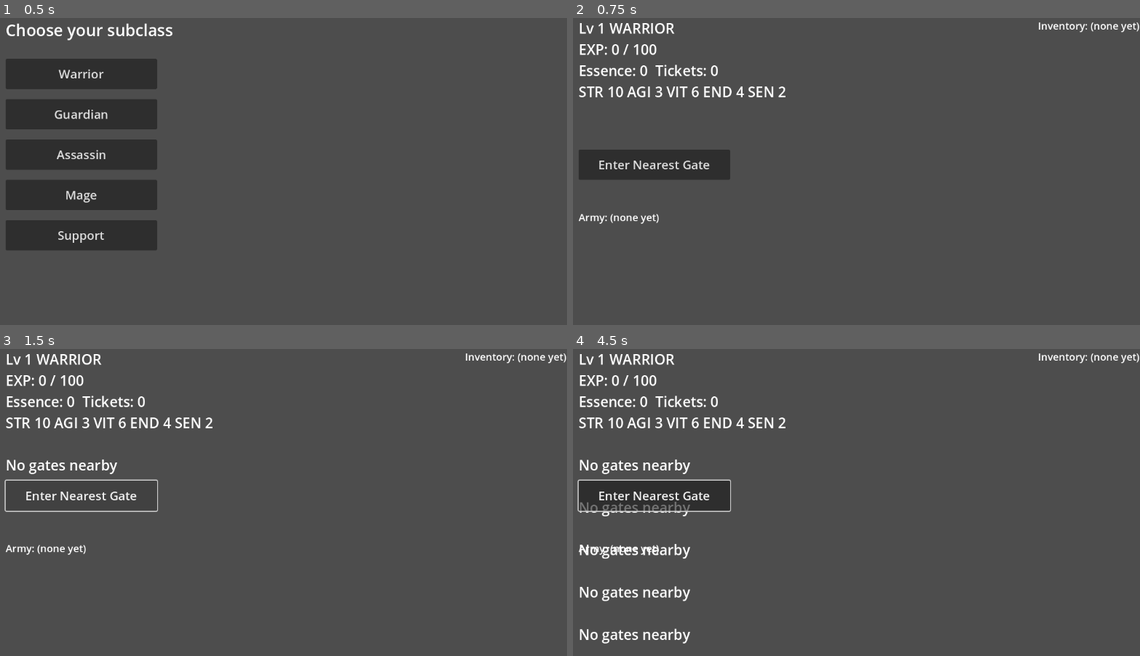
Above: before the commit, frames 1-4 (two rows, left to right).
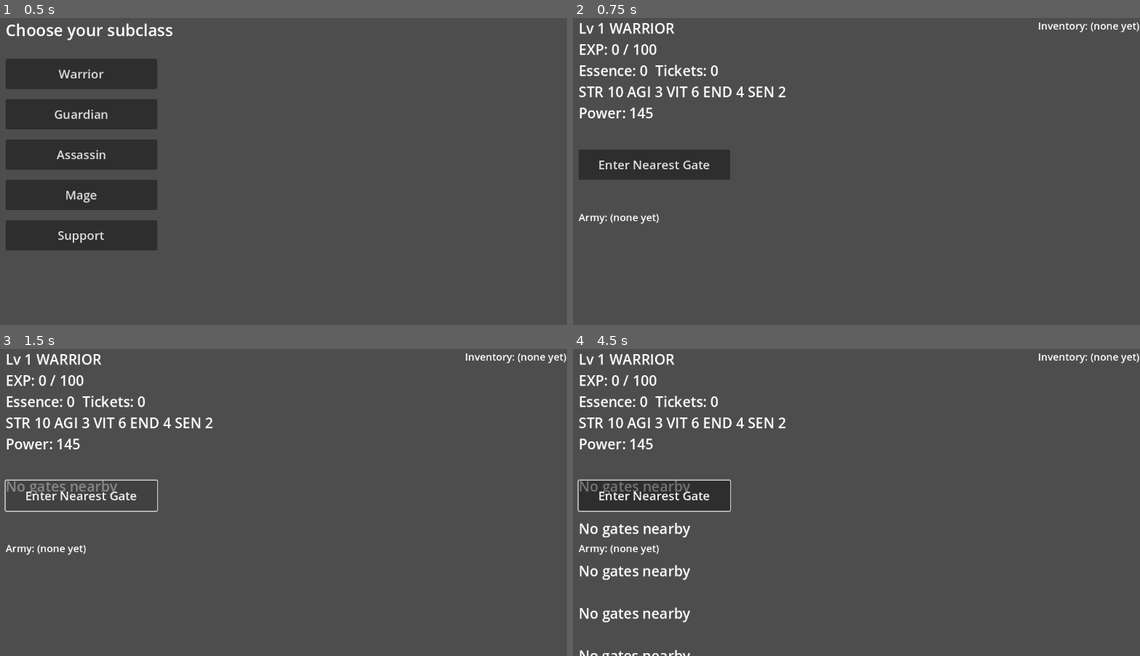
Above: after the commit, the same moments.

Repository: Luke-AI-Developments/HollowHunter
Game: Godot game, scene res://scenes/main.tscn
The game is run twice, just before and just after one commit, with the same random seed, the same clock (stepped at 60 frames per second) and the same inputs.
Inputs (mouse positions are in pixels of both pictures, inside the frame that each line leads up to):
- Up to frame 1 (0.5 s): no input
- Up to frame 2 (0.75 s): click "Warrior" at 0.5 s
- Up to frame 3 (1.5 s): click "Enter Nearest Gate" at 1.25 s
- Up to frame 4 (4.5 s): click "Enter Nearest Gate" at 2 s; click "Enter Nearest Gate" at 2.75 s; tap Enter at 3.5 s; move the mouse to (975, 474) at 3.52 s; hold Shift 3.53-4.25 s; click (975, 474) at 3.67 s; tap Space at 4.25 s; drag from (731, 508) to (822, 557) at 4.27 s

Frame 1 is identical in both runs. In frame 2, 0.2% of the frame differs, in the area x 1-15%, y 29-33%; in frame 3, 0.8%; in frame 4, 3.1%, in the area x 1-21%, y 29-100%.

Commit message:
Phase 2/P1 step 3: wire equipped gear into personal_power/shadow_power
- core/equip.gd: Equip.gear_bonus(equipped, inventory, equipment) sums an
  equipped loadout's power_bonus and merges its stat_mods across slots.
  Unknown/missing instance ids are skipped, not errors, so a stale equipped
  slot can't crash power calc. Enhancement isn't factored in yet (step 5) --
  always reads the base, unenhanced def.

- HunterState.personal_power(equipment): the hunter-side wiring point.
  personal_power sums the WHOLE stats dict, so gear stat_mods have to be
  folded into base stats BEFORE calling it -- unlike shadow_power, which
  takes gear as a separate scalar. Passes gear's summed power_bonus through
  as GameLogic.personal_power's existing equipped_power_bonus param (that
  param already existed but nothing populated it until now -- this was
  the actual "gear doesn't feed power" gap from the task).

- SquadBuilder.enrich_army/auto_fill_squad: new optional `equipment`/
  `inventory` params (default {}/[] so old callers and tests are
  unaffected). Looks up each shadow's own `equipped` dict, flattens its
  stat_mods into one scalar sum (shadow_power's gear_stat_bonus is a flat
  scalar, not per-stat like personal_power), and passes both bonuses into
  GameLogic.shadow_power.

- scenes/main.gd: gate-power calc and the army label now pass real
  `_equipment`/`state.inventory` through instead of hardcoding 0. Added a
  "Power: N" line to the main status label so gear's effect on GATE_POWER
  is visible without a debugger.

Verified: 102/102 GUT tests (gear_bonus summing/merging, personal_power
matches hand-computed stat+power_bonus math, shadow power rises with gear
equipped). On-device: rebuilt, reinstalled, confirmed no crash and the new
Power line reads 725 = (125 stat sum x 5) + (5 x 20) + 0 gear bonus --
exactly GameLogic.personal_power with no gear, since there's still no UI to
equip anything (step 4). First live proof of gear actually moving the
number happens once that UI exists.

Verification hit repeated device-lock/screen-timeout interruptions
(several black screenshots, one full USB disconnect) -- all confirmed as
device power-state, not a rendering hang, via dumpsys display/window
before resolving. No code changes resulted from that detour.

Co-Authored-By: Claude Sonnet 5 <noreply@anthropic.com>

Diff:
--- a/core/equip.gd
+++ b/core/equip.gd
@@ -36,3 +36,33 @@
 	var result := equipped.duplicate()
 	result.erase(slot)
 	return result
+
+
+## Phase 2 patch 1 step 3: sums an equipped loadout's power_bonus and merges
+## its stat_mods (§16 wiring). `equipped`: slot->instance_id, `inventory`:
+## the owner's Array of {instance_id, equipment_def_id, enhancement_level}
+## (hunter and shadows share the one inventory pool), `equipment`: loaded
+## equipment.json. Unknown/missing instance ids are skipped rather than
+## erroring, so a stale equipped slot can't crash power calc. Enhancement
+## isn't factored in yet (step 5) -- always reads the base, unenhanced def.
+static func gear_bonus(equipped: Dictionary, inventory: Array, equipment: Dictionary) -> Dictionary:
+	var power_bonus := 0
+	var stat_mods := {}
+	for instance_id in equipped.values():
+		var item := _item_by_instance(inventory, instance_id)
+		if item.is_empty():
+			continue
+		var def := Content.equipment_by_id(equipment, item.get("equipment_def_id", ""))
+		if def.is_empty():
+			continue
+		power_bonus += def.get("power_bonus", 0)
+		for stat in def.get("stat_mods", {}):
+			stat_mods[stat] = stat_mods.get(stat, 0) + def["stat_mods"][stat]
+	return {"power_bonus": power_bonus, "stat_mods": stat_mods}
+
+
+static func _item_by_instance(inventory: Array, instance_id: String) -> Dictionary:
+	for item: Dictionary in inventory:
+		if item.get("instance_id", "") == instance_id:
+			return item
+	return {}
--- a/core/hunter_state.gd
+++ b/core/hunter_state.gd
@@ -157,6 +157,20 @@
 	return GameLogic.stats_from(level, subclass)
 
 
+## Phase 2 patch 1 step 3: personal_power including equipped gear -- merges
+## gear stat_mods into base stats (personal_power sums the whole stats dict,
+## so gear stats have to be folded in BEFORE calling it, not passed
+## separately like shadow_power's scalar gear_stat_bonus) and passes gear's
+## summed power_bonus straight through.
+func personal_power(equipment: Dictionary) -> int:
+	var bonus := Equip.gear_bonus(equipped, inventory, equipment)
+	var combined := stats().duplicate()
+	var stat_mods: Dictionary = bonus["stat_mods"]
+	for stat in stat_mods:
+		combined[stat] = combined.get(stat, 0) + stat_mods[stat]
+	return GameLogic.personal_power(combined, level, bonus["power_bonus"])
+
+
 ## Adds EXP, applies any level-ups (can be more than one), returns how many
 ## levels were gained. Pure -- no signals, no side effects beyond self.
 func add_exp(amount: int) -> int:
--- a/core/squad_builder.gd
+++ b/core/squad_builder.gd
@@ -8,16 +8,33 @@
 
 
 ## Enriches each owned shadow with its content (name, class) and computed
-## power (GameLogic.shadow_power), for display and for auto_fill_squad to
-## rank by. Shadows whose monster_id isn't found in content are skipped.
-static func enrich_army(army: Array, monsters: Array, hunter_level: int) -> Array:
+## power (GameLogic.shadow_power, including equipped gear -- Phase 2 patch 1
+## step 3), for display and for auto_fill_squad to rank by. Shadows whose
+## monster_id isn't found in content are skipped. `equipment`/`inventory`
+## default to empty so existing callers (and old tests) that don't care
+## about gear keep working with zero gear bonus.
+static func enrich_army(
+	army: Array,
+	monsters: Array,
+	hunter_level: int,
+	equipment: Dictionary = {},
+	inventory: Array = []
+) -> Array:
 	var enriched := []
 	for shadow: Dictionary in army:
 		var monster := Content.monster_by_id(monsters, shadow.get("monster_id", ""))
 		if monster.is_empty():
 			continue
+		var gear := Equip.gear_bonus(shadow.get("equipped", {}), inventory, equipment)
+		var gear_stat_sum := 0
+		for v in gear["stat_mods"].values():
+			gear_stat_sum += v
 		var power := GameLogic.shadow_power(
-			monster.get("base_power", 0), shadow.get("level", 1), hunter_level
+			monster.get("base_power", 0),
+			shadow.get("level", 1),
+			hunter_level,
+			gear["power_bonus"],
+			gear_stat_sum
 		)
 		(
 			enriched
@@ -36,8 +53,14 @@
 	return enriched
 
 
-static func auto_fill_squad(army: Array, monsters: Array, hunter_level: int) -> Array:
-	var enriched := enrich_army(army, monsters, hunter_level)
+static func auto_fill_squad(
+	army: Array,
+	monsters: Array,
+	hunter_level: int,
+	equipment: Dictionary = {},
+	inventory: Array = []
+) -> Array:
+	var enriched := enrich_army(army, monsters, hunter_level, equipment, inventory)
 	var squad := []
 	var used_ids := {}
 
--- a/scenes/main.gd
+++ b/scenes/main.gd
@@ -157,11 +157,13 @@
 		return
 	var gate := map_view.get_gate(idx)
 
-	var squad := SquadBuilder.auto_fill_squad(state.army, _monsters, state.level)
+	var squad := SquadBuilder.auto_fill_squad(
+		state.army, _monsters, state.level, _equipment, state.inventory
+	)
 	var squad_power := 0
 	for member: Dictionary in squad:
 		squad_power += member["power"]
-	var personal := GameLogic.personal_power(state.stats(), state.level, 0)
+	var personal := state.personal_power(_equipment)
 	var total_power := GameLogic.gate_power(personal, squad_power)
 
 	var rng := RandomNumberGenerator.new()
@@ -203,8 +205,12 @@
 		army_label.text = "Army: (none yet)"
 		return
 
-	var enriched := SquadBuilder.enrich_army(state.army, _monsters, state.level)
-	var squad := SquadBuilder.auto_fill_squad(state.army, _monsters, state.level)
+	var enriched := SquadBuilder.enrich_army(
+		state.army, _monsters, state.level, _equipment, state.inventory
+	)
+	var squad := SquadBuilder.auto_fill_squad(
+		state.army, _monsters, state.level, _equipment, state.inventory
+	)
 	var squad_ids := {}
 	for member: Dictionary in squad:
 		squad_ids[member["instance_id"]] = true
@@ -254,7 +260,10 @@
 func _refresh_label() -> void:
 	var stats := state.stats()
 	label.text = (
-		"Lv %d %s\nEXP: %d / %d\nEssence: %d  Tickets: %d\nSTR %d AGI %d VIT %d END %d SEN %d"
+		(
+			"Lv %d %s\nEXP: %d / %d\nEssence: %d  Tickets: %d\n"
+			+ "STR %d AGI %d VIT %d END %d SEN %d\nPower: %d"
+		)
 		% [
 			state.level,
 			state.subclass,
@@ -267,5 +276,6 @@
 			stats["VIT"],
 			stats["END"],
 			stats["SEN"],
+			state.personal_power(_equipment),
 		]
 	)
--- a/tests/unit/test_equip.gd
+++ b/tests/unit/test_equip.gd
@@ -47,3 +47,38 @@
 	var original := {"WEAPON": "eq_inst_0"}
 	Equip.unequip(original, "WEAPON")
 	assert_true(original.has("WEAPON"))
+
+
+func test_gear_bonus_empty_loadout_is_zero() -> void:
+	var bonus := Equip.gear_bonus({}, [], Content.load_equipment())
+	assert_eq(bonus["power_bonus"], 0)
+	assert_eq(bonus["stat_mods"], {})
+
+
+func test_gear_bonus_sums_power_bonus_across_slots() -> void:
+	var equipment := Content.load_equipment()
+	var inventory := [
+		{"instance_id": "i0", "equipment_def_id": "eq_warcleaver", "enhancement_level": 0},
+		{"instance_id": "i1", "equipment_def_id": "eq_ironbrow_helm", "enhancement_level": 0},
+	]
+	var equipped := {"WEAPON": "i0", "HEAD": "i1"}
+	var bonus := Equip.gear_bonus(equipped, inventory, equipment)
+	assert_eq(bonus["power_bonus"], 25 + 60)  # eq_warcleaver + eq_ironbrow_helm power_bonus
+
+
+func test_gear_bonus_merges_stat_mods_across_slots() -> void:
+	var equipment := Content.load_equipment()
+	var inventory := [
+		{"instance_id": "i0", "equipment_def_id": "eq_warcleaver", "enhancement_level": 0},
+		{"instance_id": "i1", "equipment_def_id": "eq_trampling_sabatons", "enhancement_level": 0},
+	]
+	var equipped := {"WEAPON": "i0", "FEET": "i1"}
+	var bonus := Equip.gear_bonus(equipped, inventory, equipment)
+	# eq_warcleaver STR+3; eq_trampling_sabatons VIT+8 STR+5 -> STR should merge, not overwrite
+	assert_eq(bonus["stat_mods"]["STR"], 8)
+	assert_eq(bonus["stat_mods"]["VIT"], 8)
+
+
+func test_gear_bonus_skips_unknown_instance_id() -> void:
+	var bonus := Equip.gear_bonus({"WEAPON": "does_not_exist"}, [], Content.load_equipment())
+	assert_eq(bonus["power_bonus"], 0)
--- a/tests/unit/test_hunter_state.gd
+++ b/tests/unit/test_hunter_state.gd
@@ -266,3 +266,30 @@
 	s.equip_to_hunter(item["instance_id"], equipment)
 	var restored := HunterState.from_dict(s.to_dict())
 	assert_eq(restored.equipped["WEAPON"], item["instance_id"])
+
+
+func test_personal_power_with_no_gear_matches_base_formula() -> void:
+	var s := HunterState.new_default("WARRIOR")
+	s.level = 10
+	var equipment := Content.load_equipment()
+	assert_eq(s.personal_power(equipment), GameLogic.personal_power(s.stats(), s.level, 0))
+
+
+func test_personal_power_rises_when_gear_is_equipped() -> void:
+	var s := HunterState.new_default("WARRIOR")
+	var equipment := Content.load_equipment()
+	var baseline := s.personal_power(equipment)
+	var item := s.add_to_inventory("eq_warcleaver")  # power_bonus 25, STR+3
+	s.equip_to_hunter(item["instance_id"], equipment)
+	assert_true(s.personal_power(equipment) > baseline)
+
+
+func test_personal_power_matches_hand_computed_gear_bonus() -> void:
+	var s := HunterState.new_default("WARRIOR")
+	var equipment := Content.load_equipment()
+	var item := s.add_to_inventory("eq_warcleaver")  # power_bonus 25, STR+3
+	s.equip_to_hunter(item["instance_id"], equipment)
+	var expected_stats := s.stats().duplicate()
+	expected_stats["STR"] += 3
+	var expected := GameLogic.personal_power(expected_stats, s.level, 25)
+	assert_eq(s.personal_power(equipment), expected)
--- a/tests/unit/test_squad_builder.gd
+++ b/tests/unit/test_squad_builder.gd
@@ -72,3 +72,18 @@
 	var squad := SquadBuilder.auto_fill_squad(army, monsters, 1)
 	assert_eq(squad.size(), 1)
 	assert_eq(squad[0]["monster_id"], "mon_grubmaw")
+
+
+func test_enrich_army_gear_raises_shadow_power() -> void:
+	var equipment := Content.load_equipment()
+	var inventory := [
+		{"instance_id": "i0", "equipment_def_id": "eq_warcleaver", "enhancement_level": 0}
+	]
+	var shadow := _shadow("mon_ashen_warden")  # WARRIOR, matches eq_warcleaver's clazz
+	var baseline: int = SquadBuilder.enrich_army([shadow], monsters, 10)[0]["power"]
+
+	shadow["equipped"] = {"WEAPON": "i0"}
+	var geared: int = (
+		SquadBuilder.enrich_army([shadow], monsters, 10, equipment, inventory)[0]["power"]
+	)
+	assert_true(geared > baseline)
